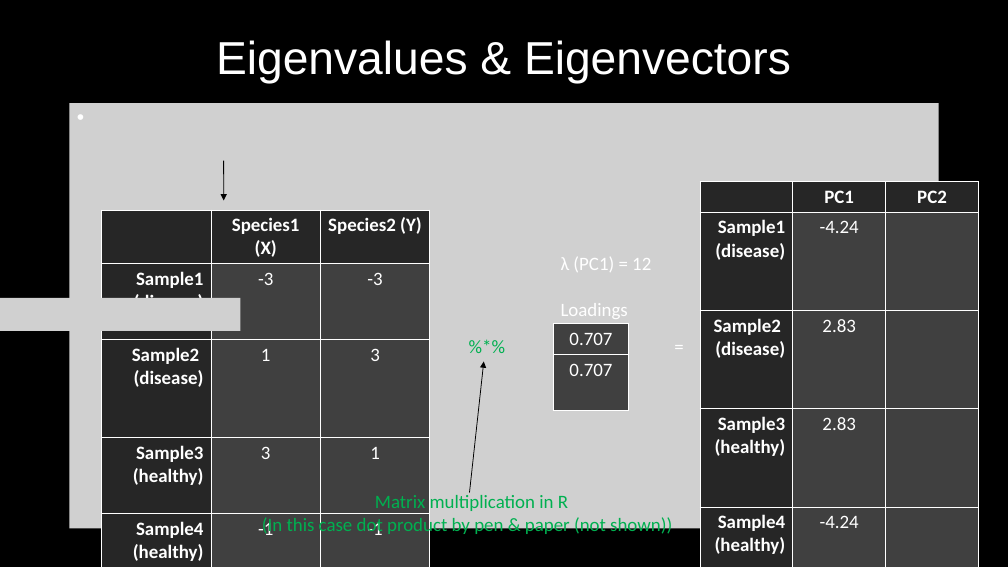
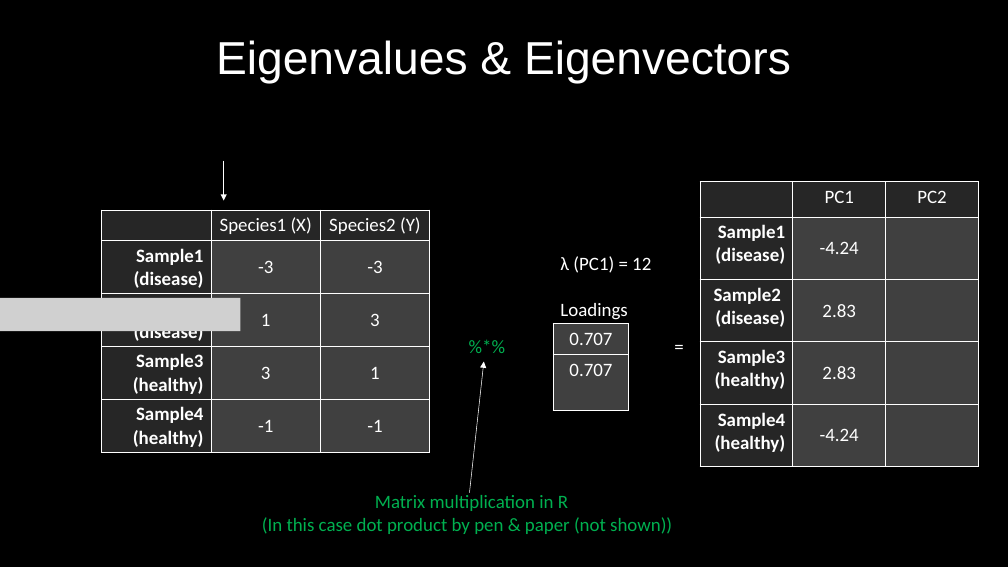
Before and after one commit to MyGitUse/MBIO7160, a slide deck: slide 66 of FinalProject/191128_Presentation_NM.pptx. Drawn at 1008x567 pixels with LibreOffice and Linux fonts; fonts in the diff are those of the drawing; grey boxes stand for pictures. Boxes give left, top, right and bottom in pixels: in the first picture for what was removed or moved away, otherwise in the second. Text is boxed around its words. In the diff, an @@ line names an element or a change of style, - is before the commit and + after.

```diff
--- a/FinalProject/191128_Presentation_NM.pptx
+++ b/FinalProject/191128_Presentation_NM.pptx
@@ picture removed at [70,103,939,529] @@
@@ freeform shape removed at [224,161,224,201] @@
@@ arrow added from (224, 161) to (224, 200), #FFFFFF 0.5 pt @@
@@ table at [700,181,979,467] @@
@@ bold off in "PC1", "PC2" @@
@@ borders changed @@
@@ table at [102,210,431,452] @@
@@ bold off in "Species1 (X)", "Species2 (Y)" @@
@@ borders changed @@
@@ table at [554,324,629,400] @@
@@ borders changed @@
@@ freeform shape removed at [470,361,484,492] @@
@@ arrow added from (470, 493) to (484, 361), #FFFFFF 0.5 pt @@
```
Also in this commit, not shown: 40 other slides changed, 3 slides added, 3 slides removed.
